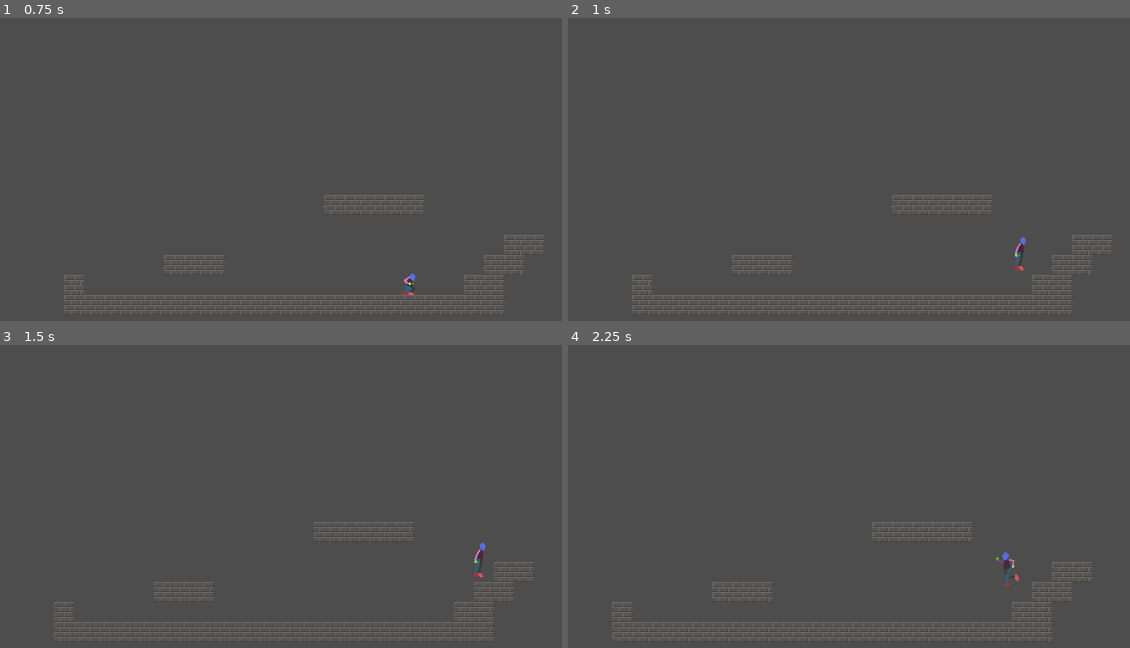
Above: before the commit, frames 1-4 (two rows, left to right).
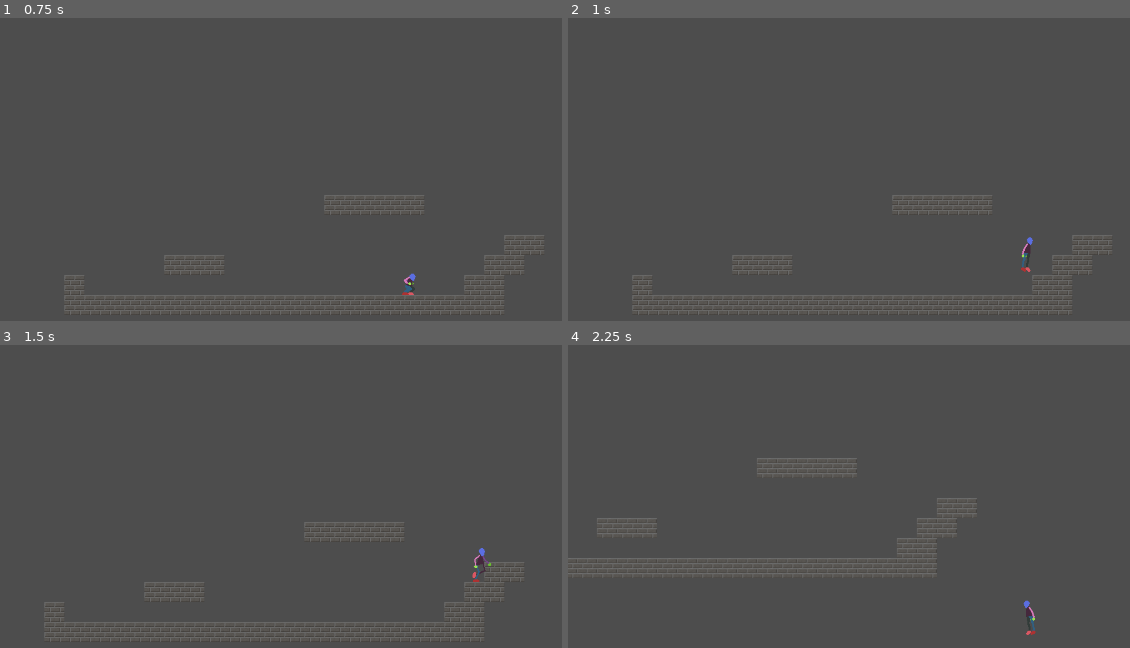
Above: after the commit, the same moments.

Repository: bhansconnect/head-smash
Game: Godot game, scene res://main.tscn
The game is run twice, just before and just after one commit, with the same random seed, the same clock (stepped at 60 frames per second) and the same inputs.
Inputs (mouse positions are in pixels of both pictures, inside the frame that each line leads up to):
- Up to frame 1 (0.75 s): tap Enter at 0.5 s; move the mouse to (outside the picture) at 0.52 s; hold D (right) from 0.53 s (still down); hold S (crouch) from 0.53 s (still down); click (outside the picture) at 0.67 s
- Up to frame 2 (1 s): keep holding D (right); keep holding S (crouch); tap Up (jump, bound only after the commit) at 0.77 s; tap Space (interact, bound only after the commit) at 0.8 s
- Up to frame 3 (1.5 s): keep holding D (right); tap Up (jump, bound only after the commit) at 1.07 s; move the mouse to (241, 593) at 1.27 s; release S (crouch) at 1.28 s; tap Space (interact, bound only after the commit) at 1.35 s
- Up to frame 4 (2.25 s): tap Up (jump, bound only after the commit) at 1.52, 1.82 s; tap W (interact, bound only before the commit) at 1.55, 2.1 s; move the mouse to (1045, 472) at 2.02 s; release D (right) at 2.03 s; hold A (left) from 2.03 s (still down); hold Up (jump, bound only after the commit) from 2.03 s (still down)

Frame 1 is identical in both runs. In frame 2, 0.2% of the frame differs, in the area x 79-83%, y 72-84%; in frame 3, 0.8%; in frame 4, 3.5%, in the area x 0-94%, y 37-98%.

Commit message:
setup dynamic input control switching for controllers and keyboard

Diff:
--- /dev/null
+++ b/input_manager.gd
@@ -0,0 +1,181 @@
+extends Node
+
+signal device_changed
+
+@export var DEADZONE: float = 0.5
+
+enum Device {KEYBOARD, XBOX, SWITCH, PLAYSTATION, GENERIC_CONTROLLER}
+
+const DEVICE_TYPES = [
+	Device.KEYBOARD,
+	Device.XBOX,
+	Device.SWITCH,
+	Device.PLAYSTATION,
+	Device.GENERIC_CONTROLLER
+]
+
+const ACTION_LEFT: String = "left"
+const ACTION_RIGHT: String = "right"
+const ACTION_JUMP: String = "jump"
+const ACTION_CROUCH: String = "crouch"
+const ACTION_INTERACT: String = "interact"
+
+const ACTIONS = [
+	ACTION_LEFT,
+	ACTION_RIGHT,
+	ACTION_JUMP,
+	ACTION_CROUCH,
+	ACTION_INTERACT,
+]
+
+var device: Device = Device.KEYBOARD
+var device_index: int = -1
+var device_last_changed_at: int = 0
+
+var mappings = {}
+
+func _ready():
+	for d in DEVICE_TYPES:
+		mappings[d] = {}
+		for a in ACTIONS:
+			mappings[d][a] = []
+
+	var event : InputEvent = InputEventKey.new()
+
+	# Arrow mapping
+	event.physical_keycode = KEY_LEFT
+	mappings[Device.KEYBOARD][ACTION_LEFT].append(event)
+	event = InputEventKey.new()
+	event.physical_keycode = KEY_RIGHT
+	mappings[Device.KEYBOARD][ACTION_RIGHT].append(event)
+	event = InputEventKey.new()
+	event.physical_keycode = KEY_UP
+	mappings[Device.KEYBOARD][ACTION_JUMP].append(event)
+	event = InputEventKey.new()
+	event.physical_keycode = KEY_DOWN
+	mappings[Device.KEYBOARD][ACTION_CROUCH].append(event)
+
+	# WASD mapping
+	event = InputEventKey.new()
+	event.physical_keycode = KEY_A
+	mappings[Device.KEYBOARD][ACTION_LEFT].append(event)
+	event = InputEventKey.new()
+	event.physical_keycode = KEY_D
+	mappings[Device.KEYBOARD][ACTION_RIGHT].append(event)
+	event = InputEventKey.new()
+	event.physical_keycode = KEY_W
+	mappings[Device.KEYBOARD][ACTION_JUMP].append(event)
+	event = InputEventKey.new()
+	event.physical_keycode = KEY_S
+	mappings[Device.KEYBOARD][ACTION_CROUCH].append(event)
+
+	# Interact mapping
+	event = InputEventKey.new()
+	event.physical_keycode = KEY_SPACE
+	mappings[Device.KEYBOARD][ACTION_INTERACT] = [event]
+
+	# Shared controller mappings
+	for d in DEVICE_TYPES:
+		if d == Device.KEYBOARD:
+			continue
+
+		event = InputEventJoypadMotion.new()
+		event.axis = JOY_AXIS_LEFT_X
+		event.axis_value = -1.0
+		event.device = -1
+		mappings[d][ACTION_LEFT] = [event]
+		event = InputEventJoypadMotion.new()
+		event.axis = JOY_AXIS_LEFT_X
+		event.axis_value = 1.0
+		event.device = -1
+		mappings[d][ACTION_RIGHT] = [event]
+		event = InputEventJoypadButton.new()
+		event.button_index = JOY_BUTTON_A
+		event.device = -1
+		mappings[d][ACTION_JUMP] = [event]
+		event = InputEventJoypadButton.new()
+		event.button_index = JOY_BUTTON_B
+		event.device = -1
+		mappings[d][ACTION_CROUCH] = [event]
+		event = InputEventJoypadButton.new()
+		event.button_index = JOY_BUTTON_X
+		event.device = -1
+		mappings[d][ACTION_INTERACT] = [event]
+
+	# Special mapping modification for Switch buttons
+	event = InputEventJoypadButton.new()
+	event.button_index = JOY_BUTTON_B
+	event.device = -1
+	mappings[Device.SWITCH][ACTION_JUMP] = [event]
+	event = InputEventJoypadButton.new()
+	event.button_index = JOY_BUTTON_A
+	event.device = -1
+	mappings[Device.SWITCH][ACTION_CROUCH] = [event]
+	event = InputEventJoypadButton.new()
+	event.button_index = JOY_BUTTON_Y
+	event.device = -1
+	mappings[Device.SWITCH][ACTION_INTERACT] = [event]
+
+	device = guess_device_type()
+	emit_signal("device_changed", device, device_index)
+
+
+func _input(event: InputEvent):
+	var next_device: Device = device
+	var next_device_index: int = device_index
+
+	# Did we just press a key on the keyboard?
+	if event is InputEventKey:
+		next_device = Device.KEYBOARD
+		next_device_index = -1
+
+	# Did we just use a gamepad?
+	elif event is InputEventJoypadButton \
+		or (event is InputEventJoypadMotion and event.axis_value > DEADZONE):
+		next_device = get_device_type(Input.get_joy_name(event.device))
+		next_device_index = event.device
+
+	# Debounce changes because some gamepads register twice in Windows for some reason
+	var not_changed_just_then = Engine.get_frames_drawn() - device_last_changed_at > Engine.get_frames_per_second()
+	if next_device != device or (next_device_index != device_index and not_changed_just_then):
+		device_last_changed_at = Engine.get_frames_drawn()
+
+		device = next_device
+		device_index = next_device_index
+		emit_signal("device_changed", device, device_index)
+
+		# Repeat this event so it actually gets used.
+		# Otherwise you have to tap a key twice.
+		Input.parse_input_event(event)
+
+func get_device_type(device_name: String) -> Device:
+	match device_name:
+		"XInput Gamepad", "Xbox Series Controller":
+			return Device.XBOX
+
+		"Sony DualSense", "PS5 Controller", "PS4 Controller":
+			return Device.PLAYSTATION
+
+		"Switch", "Lic Pro Controller":
+			return Device.SWITCH
+
+		_:
+			return Device.GENERIC_CONTROLLER
+
+func has_gamepad() -> bool:
+	return Input.get_connected_joypads().size() > 0
+
+func guess_device_type() -> Device:
+	if not has_gamepad():
+		return Device.KEYBOARD
+
+	return get_device_type(Input.get_joy_name(0))
+
+func _on_device_changed(next_device: Device, _index: int):
+	InputMap.action_erase_events("jump")
+	InputMap.action_erase_events("left")
+	InputMap.action_erase_events("right")
+	InputMap.action_erase_events("crouch")
+	for action in mappings[next_device].keys():
+		for event in mappings[next_device][action]:
+			InputMap.action_add_event(action, event)
--- a/player.gd
+++ b/player.gd
@@ -23,7 +23,6 @@
 var state = State.WALK
 var buffered_jump = false
 var just_fell = false
-
 
 func _ready():
 	pass
--- a/player.tscn
+++ b/player.tscn
@@ -1,7 +1,8 @@
-[gd_scene load_steps=12 format=3 uid="uid://c331v1etrbg4v"]
+[gd_scene load_steps=13 format=3 uid="uid://c331v1etrbg4v"]
 
 [ext_resource type="Script" path="res://player.gd" id="1_avvhg"]
 [ext_resource type="Texture2D" uid="uid://bwjjlwppq7l38" path="res://art/generated/player.png" id="2_0ch4g"]
+[ext_resource type="Script" path="res://input_manager.gd" id="3_qp6e5"]
 
 [sub_resource type="CapsuleShape2D" id="CapsuleShape2D_f46rp"]
 radius = 7.0
@@ -710,5 +711,9 @@
 wait_time = 0.1
 one_shot = true
 
+[node name="InputManager" type="Node" parent="."]
+script = ExtResource("3_qp6e5")
+
 [connection signal="timeout" from="JumpBufferTimer" to="." method="_on_jump_buffer_timer_timeout"]
 [connection signal="timeout" from="CoyoteTimer" to="." method="_on_coyote_timer_timeout"]
+[connection signal="device_changed" from="InputManager" to="InputManager" method="_on_device_changed"]
--- a/project.godot
+++ b/project.godot
@@ -40,28 +40,23 @@
 
 jump={
 "deadzone": 0.5,
-"events": [Object(InputEventKey,"resource_local_to_scene":false,"resource_name":"","device":0,"window_id":0,"alt_pressed":false,"shift_pressed":false,"ctrl_pressed":false,"meta_pressed":false,"pressed":false,"keycode":0,"physical_keycode":32,"unicode":0,"echo":false,"script":null)
-]
+"events": []
 }
 left={
 "deadzone": 0.5,
-"events": [Object(InputEventKey,"resource_local_to_scene":false,"resource_name":"","device":0,"window_id":0,"alt_pressed":false,"shift_pressed":false,"ctrl_pressed":false,"meta_pressed":false,"pressed":false,"keycode":0,"physical_keycode":65,"unicode":0,"echo":false,"script":null)
-]
+"events": []
 }
 right={
 "deadzone": 0.5,
-"events": [Object(InputEventKey,"resource_local_to_scene":false,"resource_name":"","device":0,"window_id":0,"alt_pressed":false,"shift_pressed":false,"ctrl_pressed":false,"meta_pressed":false,"pressed":false,"keycode":0,"physical_keycode":68,"unicode":0,"echo":false,"script":null)
-]
+"events": []
 }
 crouch={
 "deadzone": 0.5,
-"events": [Object(InputEventKey,"resource_local_to_scene":false,"resource_name":"","device":0,"window_id":0,"alt_pressed":false,"shift_pressed":false,"ctrl_pressed":false,"meta_pressed":false,"pressed":false,"keycode":0,"physical_keycode":83,"unicode":0,"echo":false,"script":null)
-]
+"events": []
 }
 interact={
 "deadzone": 0.5,
-"events": [Object(InputEventKey,"resource_local_to_scene":false,"resource_name":"","device":0,"window_id":0,"alt_pressed":false,"shift_pressed":false,"ctrl_pressed":false,"meta_pressed":false,"pressed":false,"keycode":0,"physical_keycode":87,"unicode":0,"echo":false,"script":null)
-]
+"events": []
 }
 
 [physics]
